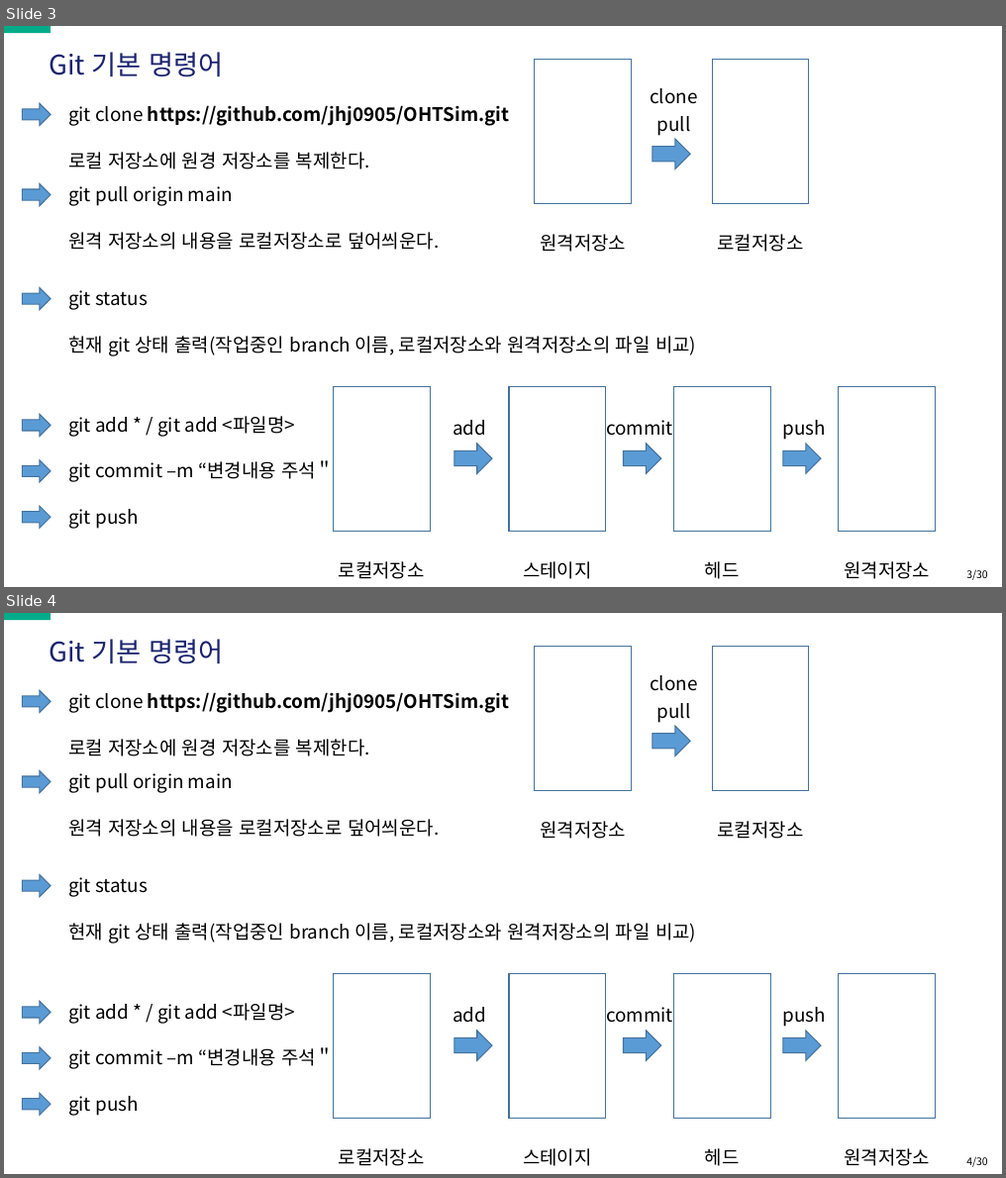
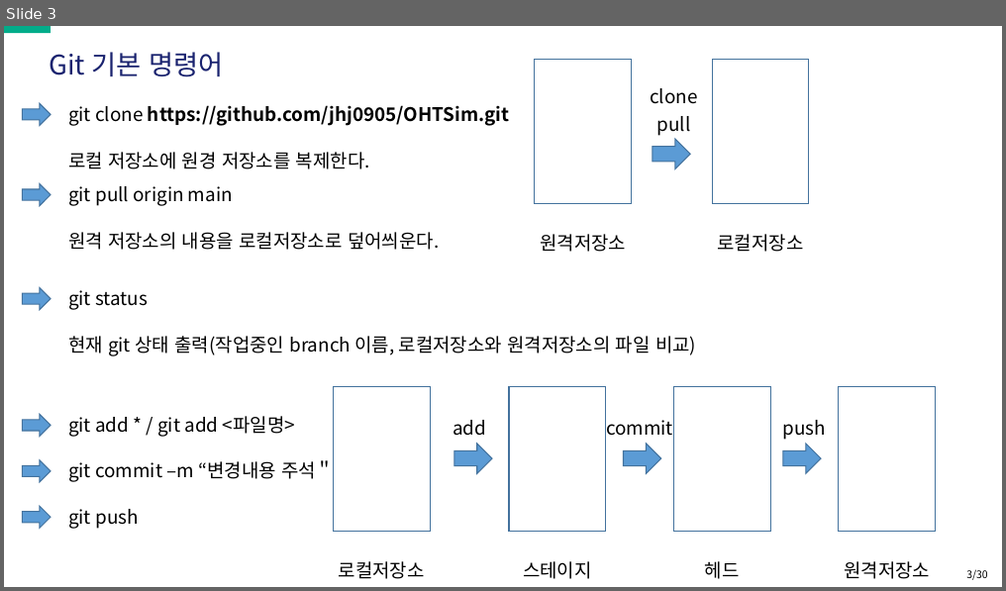
Before and after one commit to jhj0905/OHTSim, a slide deck: (21-33주차) GitHub 스터디_주학종.pptx. Shown one above the other, each under a label of ours: slides 3 and 4 before the commit, slide 3 after it. The pictures are 1006x1178 and 1006x591 pixels, drawn with LibreOffice and Linux fonts; fonts in the diff are those of the drawing. Boxes give left, top, right and bottom in pixels: in the first picture for what was removed or moved away, otherwise in the second. Text is boxed around its words. In the diff, an @@ line names an element or a change of style, - is before the commit and + after.

Commit message:
branch test

```diff
--- a/(21-33주차) GitHub 스터디_주학종.pptx
+++ b/(21-33주차) GitHub 스터디_주학종.pptx
@@ slide 4 removed at (4,613,1002,1174), background #FFFFFF; not listed: 1 template element that a slide beside it also shows @@
@@ rectangle removed at (4,613,51,620) @@
@@ text removed at (50,639,223,664) @@
-Git 기본 명령어
@@ right arrow removed at (22,691,51,713) @@
@@ text removed at (68,692,510,713) @@
-git clone https://github.com/jhj0905/OHTSim.git
@@ group removed at (535,647,809,839): 4 texts, 2 rectangles, 1 right arrow @@
-원격저장소
-clone
-로컬저장소
-pull
@@ text removed at (68,739,370,757) @@
-로컬 저장소에 원경 저장소를 복제한다.
@@ right arrow removed at (22,771,51,792) @@
@@ text removed at (68,773,233,793) @@
-git pull origin main
@@ text removed at (68,819,439,837) @@
-원격 저장소의 내용을 로컬저장소로 덮어씌운다.
@@ right arrow removed at (22,875,51,897) @@
@@ text removed at (68,877,148,897) @@
-git status
@@ text removed at (68,923,696,944) @@
-현재 git 상태 출력(작업중인 branch 이름, 로컬저장소와 원격저장소의 파일 비교)
@@ rectangle removed at (334,973,430,1118) @@
@@ rectangle removed at (509,973,606,1118) @@
@@ rectangle removed at (674,973,770,1118) @@
@@ rectangle removed at (839,973,936,1118) @@
@@ right arrow removed at (22,1001,51,1023) @@
@@ text removed at (68,1003,295,1024) @@
-git add * / git add <파일명>
@@ text removed at (452,1007,486,1023) @@
-add
@@ text removed at (606,1007,673,1023) @@
-commit
@@ text removed at (783,1007,826,1027) @@
-push
@@ right arrow removed at (22,1048,51,1069) @@
@@ text removed at (68,1046,335,1070) @@
-git commit –m “변경내용 주석＂
@@ right arrow removed at (454,1031,493,1060) @@
@@ right arrow removed at (623,1031,661,1060) @@
@@ right arrow removed at (783,1031,822,1060) @@
@@ right arrow removed at (22,1093,51,1115) @@
@@ text removed at (68,1096,138,1116) @@
-git push
@@ text removed at (339,1149,425,1166) @@
-로컬저장소
@@ text removed at (523,1149,592,1166) @@
-스테이지
@@ text removed at (705,1149,740,1166) @@
-헤드
@@ text removed at (844,1149,930,1166) @@
-원격저장소
```
